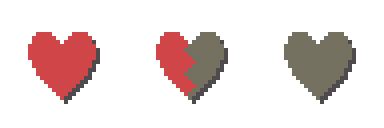
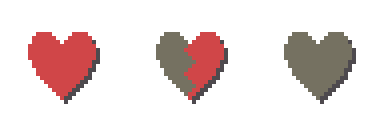
Layered file, before and after one edit (384px x 128px). Changes by layer:
painted on "Background" over [156, 32, 224, 100]
